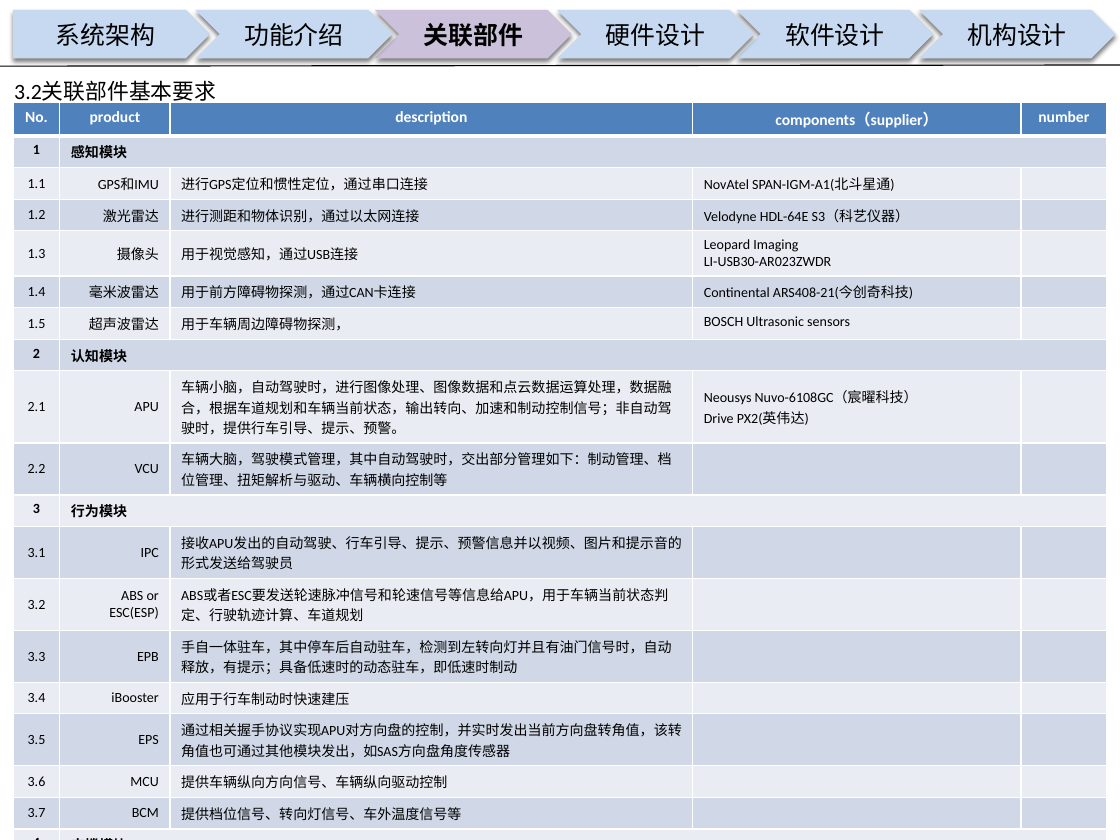
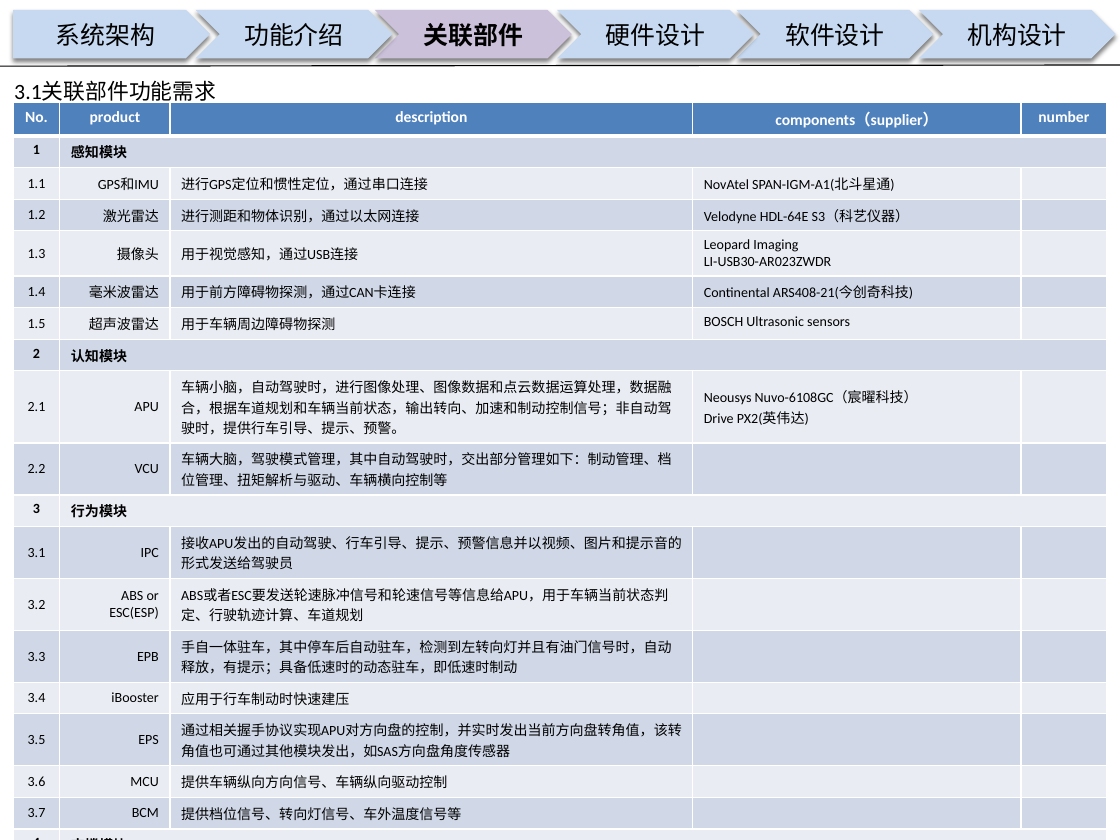
Before and after one commit to guruquan887/VAD01, a slide deck: slide 7 of 01需求分析/docs/specs/00APU设计构想书-VAD01-20180126.pptx (slide 8 before the commit). Drawn at 1120x840 pixels with LibreOffice and Linux fonts; fonts in the diff are those of the drawing; background and template pictures are left out. Boxes give left, top, right and bottom in pixels: in the first picture for what was removed or moved away, otherwise in the second. Text is boxed around its words. In the diff, an @@ line names an element or a change of style, - is before the commit and + after.

```diff
--- a/01需求分析/docs/specs/00APU设计构想书-VAD01-20180126.pptx
+++ b/01需求分析/docs/specs/00APU设计构想书-VAD01-20180126.pptx
@@ text at [14,81,216,106]: text changed @@
-3.2关联部件基本要求
+3.1关联部件功能需求
@@ table at [13,103,1108,828] @@
-row 7, column 3: 用于车辆周边障碍物探测，
+row 7, column 3: 用于车辆周边障碍物探测
```
Also in this commit, not shown: 1 other slide changed, 3 other files.
